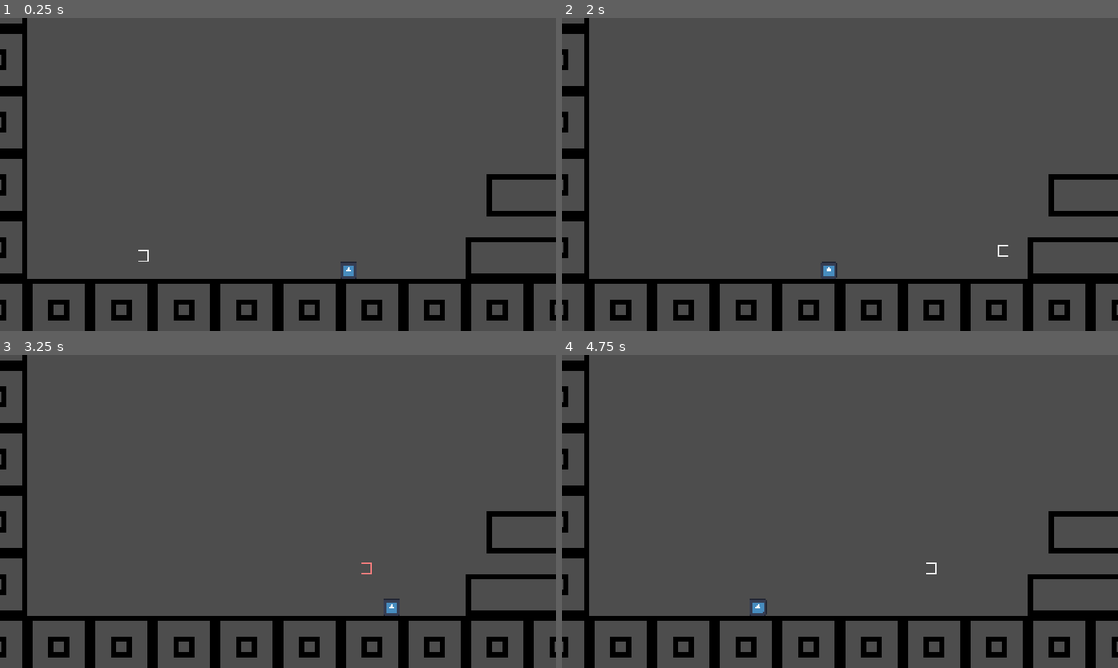
Above: before the commit, frames 1-4 (two rows, left to right).
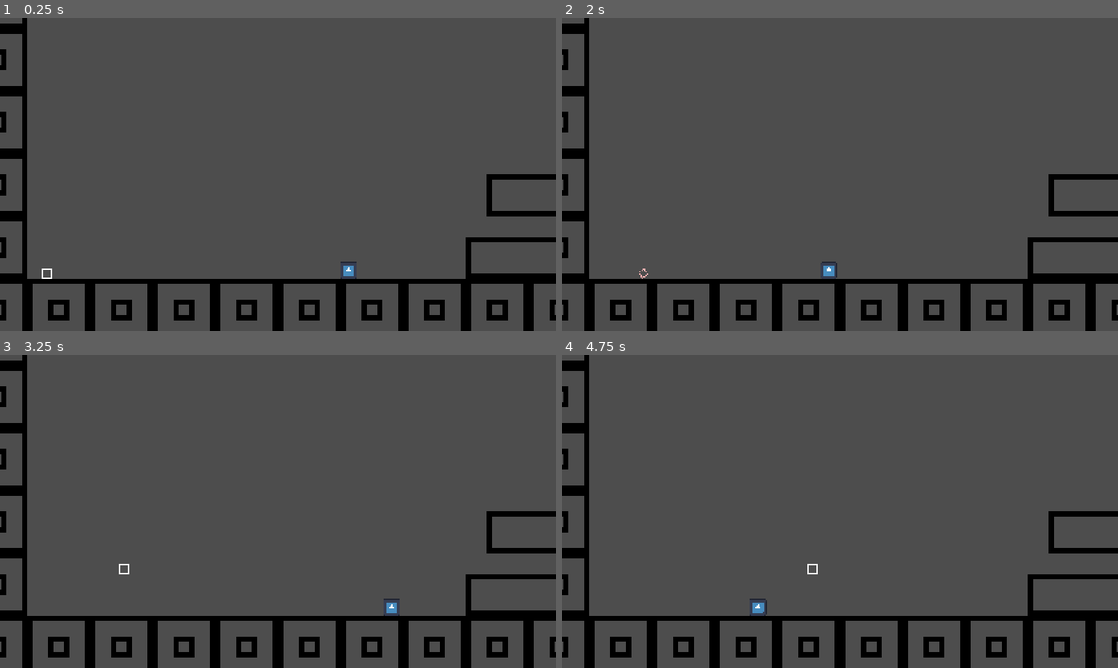
Above: after the commit, the same moments.

Repository: Enoxboo/Tiny-Giant
Game: Godot game, scene res://Levels/test_scene.tscn
Same seed, same stepped clock (60 frames per second), same inputs: the game is played once before the commit and once after it. The engine's default icon, where the game draws it, is replaced by a stand-in: a white triangle on a blue panel in a dark square.
Inputs:
- Up to frame 1 (0.25 s): no input
- Up to frame 2 (2 s): hold Up (enlarge) 0.53-1.28 s; hold D (move_right) from 0.53 s (still down); tap Space (jump) at 0.77, 1.52 s; tap Down (shrink) at 1.35 s
- Up to frame 3 (3.25 s): release D (move_right) at 2.03 s; hold A (move_left) 2.03-2.78 s; hold Up (enlarge) 2.03-2.78 s; hold D (move_right) from 2.78 s (still down); tap Down (shrink) at 2.85 s; tap Space (jump) at 3.02 s
- Up to frame 4 (4.75 s): hold Up (enlarge) 3.53-4.28 s; tap Space (jump) at 3.77, 4.52 s; release D (move_right) at 4.28 s; hold A (move_left) from 4.28 s (still down); tap Down (shrink) at 4.35 s

The runs differ from the first frame. In frame 1, less than 0.1% of the frame differs, in the area x 7-27%, y 74-84%; in frame 2, less than 0.1%; in frame 3, less than 0.1%, in the area x 21-67%, y 66-71%; in frame 4, less than 0.1%.

Commit message:
feat(death): optimize lose and death animation

Diff:
--- a/Enemies/enemy_data.gd
+++ b/Enemies/enemy_data.gd
@@ -1,7 +1,5 @@
 extends Resource
 class_name EnemyData
 
-@export var max_hp: int = 1
 @export var speed: float = 150.0
 @export var gravity: float = 980.0
-@export var damage: int = 1
--- a/Levels/test_scene.tscn
+++ b/Levels/test_scene.tscn
@@ -58,3 +58,6 @@
 
 [node name="PatrolPoint2" type="Node2D" parent="PatrolPoints" unique_id=1295581321]
 position = Vector2(101, 74)
+
+[node name="SpawnPoint" type="Node2D" parent="." unique_id=649430208 groups=["SpawnPoint"]]
+position = Vector2(-177, 66)
--- a/Player/States/_player_state.gd
+++ b/Player/States/_player_state.gd
@@ -5,6 +5,7 @@
 const RUNNING = "Running"
 const JUMPING = "Jumping"
 const FALLING = "Falling"
+const DEAD = "Dead"
 
 var player: Player
 
--- /dev/null
+++ b/Player/States/dead.gd
@@ -0,0 +1,20 @@
+extends PlayerState
+
+
+func enter(_previous_state_path: String, _data: Dictionary = {}) -> void:
+	player.velocity.x = 0.0
+
+	var tween = player.create_tween()
+	tween.set_parallel()
+	tween.tween_property(player.sprite, "modulate", Color.RED, 0.5)
+	tween.tween_property(player.sprite, "scale", Vector2(), 0.5)
+	tween.tween_property(player.sprite, "rotation", 360, 0.5)
+
+	await tween.finished
+	player.spawn()
+	finished.emit(IDLE)
+
+
+func physics_update(delta: float) -> void:
+	PhysicsUtils.apply_gravity(player.data.gravity, delta, player)
+	player.move_and_slide()
--- a/Player/States/falling.gd
+++ b/Player/States/falling.gd
@@ -2,6 +2,7 @@
 
 
 func physics_update(delta: float) -> void:
+	super.physics_update(delta)
 	var input_direction_x: float = Input.get_axis("move_left","move_right")
 	player.velocity.x = player.data.air_speed * player.scale_modifier * input_direction_x
 	PhysicsUtils.apply_gravity(player.data.gravity, delta, player)
@@ -11,6 +12,10 @@
 
 
 func _check_exits(input_direction_x: float) -> void:
+	if player.is_dead:
+		finished.emit(DEAD)
+		return
+
 	if not player.is_on_floor():
 		return
 
--- a/Player/States/idle.gd
+++ b/Player/States/idle.gd
@@ -13,6 +13,10 @@
 
 
 func _check_exits() -> void:
+	if player.is_dead:
+		finished.emit(DEAD)
+		return
+
 	if not player.is_on_floor():
 		finished.emit(FALLING)
 		return
--- a/Player/States/jumping.gd
+++ b/Player/States/jumping.gd
@@ -6,6 +6,7 @@
 
 
 func physics_update(delta: float) -> void:
+	super.physics_update(delta)
 	var input_direction_x: float = Input.get_axis("move_left","move_right")
 	player.velocity.x = player.data.speed * player.scale_modifier * input_direction_x
 	PhysicsUtils.apply_gravity(player.data.gravity, delta, player)
@@ -15,5 +16,9 @@
 
 
 func _check_exit() -> void:
+	if player.is_dead:
+		finished.emit(DEAD)
+		return
+
 	if player.velocity.y >= 0:
 		finished.emit(FALLING)
--- a/Player/States/running.gd
+++ b/Player/States/running.gd
@@ -2,6 +2,7 @@
 
 
 func physics_update(delta: float) -> void:
+	super.physics_update(delta)
 	var input_direction_x: float = Input.get_axis("move_left","move_right")
 	player.velocity.x = player.data.speed * player.scale_modifier * input_direction_x
 	PhysicsUtils.apply_gravity(player.data.gravity, delta, player)
@@ -11,6 +12,10 @@
 
 
 func _check_exits(input_direction_x: float) -> void:
+	if player.is_dead:
+		finished.emit(DEAD)
+		return
+
 	if not player.is_on_floor():
 		finished.emit(FALLING)
 		return
--- a/Player/player.gd
+++ b/Player/player.gd
@@ -4,14 +4,23 @@
 signal scale_changed(new_scale_modifier: float)
 
 @onready var sprite: Sprite2D = $Sprite
+@onready var collision: CollisionShape2D = $Collision
+@onready var spawn_point: Node2D = get_tree().get_first_node_in_group("SpawnPoint")
 
 @export var data: PlayerData
 
-@onready var current_hp: int = data.max_hp
-var scale_modifier: float = 1.0
+var is_dead: bool = false
+var scale_modifier: float
+
+
+func _ready() -> void:
+	spawn()
 
 
 func _input(event: InputEvent) -> void:
+	if is_dead:
+		return
+
 	if event.is_action_pressed("enlarge") and scale_modifier < 2.0:
 		scale_modifier += 0.2
 		scale_changed.emit(scale_modifier)
@@ -20,5 +29,20 @@
 		scale_changed.emit(scale_modifier)
 
 
+func spawn() -> void:
+	is_dead = false
+	scale_modifier = 1.0
+	scale_changed.emit(scale_modifier)
+
+	var tween = create_tween()
+	tween.set_parallel()
+	tween.tween_property(sprite, "modulate", Color.WHITE, 0.3)
+	tween.tween_property(sprite, "scale", Vector2(1.0, 1.0), 0.3)
+	tween.tween_property(sprite, "rotation", 0, 0.3)
+
+	global_position = spawn_point.global_position
+
+
+
 func _on_scale_changed(new_scale_modifier: float) -> void:
 	self.scale = Vector2(new_scale_modifier, new_scale_modifier)
--- a/Player/player.tscn
+++ b/Player/player.tscn
@@ -9,16 +9,17 @@
 [ext_resource type="Script" uid="uid://cc81cq780sg51" path="res://Player/States/running.gd" id="6_x3vf3"]
 [ext_resource type="Script" uid="uid://b3607dxwomohu" path="res://Player/States/jumping.gd" id="7_apopc"]
 [ext_resource type="Script" uid="uid://c45f5nnnyma8q" path="res://Player/States/falling.gd" id="8_5htga"]
+[ext_resource type="Script" uid="uid://cnbx8rjl2n5u8" path="res://Player/States/dead.gd" id="10_x3vf3"]
 
 [sub_resource type="Resource" id="Resource_gwnis"]
 script = ExtResource("2_btcbx")
 metadata/_custom_type_script = "uid://rjllphomdbpe"
 
 [sub_resource type="RectangleShape2D" id="RectangleShape2D_4ntmi"]
-size = Vector2(8, 8.5)
+size = Vector2(8, 8)
 
 [sub_resource type="RectangleShape2D" id="RectangleShape2D_btcbx"]
-size = Vector2(7, 7.5)
+size = Vector2(6, 6)
 
 [node name="Player" type="CharacterBody2D" unique_id=1786735294 groups=["Player"]]
 collision_layer = 2
@@ -26,16 +27,13 @@
 data = SubResource("Resource_gwnis")
 
 [node name="Sprite" type="Sprite2D" parent="." unique_id=543706585]
-scale = Vector2(0.25, 0.265625)
 texture = ExtResource("1_l8h54")
 
 [node name="Collision" type="CollisionShape2D" parent="." unique_id=1460648914]
-visible = false
 shape = SubResource("RectangleShape2D_4ntmi")
 debug_color = Color(0.28235295, 0.7921569, 0.89411765, 0.29411766)
 
 [node name="Hurtbox" type="Area2D" parent="." unique_id=1436238797]
-visible = false
 collision_layer = 4
 collision_mask = 0
 script = ExtResource("4_00tjw")
@@ -64,4 +62,8 @@
 script = ExtResource("8_5htga")
 metadata/_custom_type_script = "uid://bjnym1b04ldr6"
 
+[node name="Dead" type="Node" parent="StateMachine" unique_id=1435632089]
+script = ExtResource("10_x3vf3")
+metadata/_custom_type_script = "uid://bjnym1b04ldr6"
+
 [connection signal="scale_changed" from="." to="." method="_on_scale_changed"]
--- a/Player/player_data.gd
+++ b/Player/player_data.gd
@@ -1,7 +1,6 @@
 extends Resource
 class_name PlayerData
 
-@export var max_hp: int = 5
 @export var speed: float = 150.0
 @export var jump_force: float = 250.0
 @export var gravity: float = 980.0
--- a/Utils/hitbox.gd
+++ b/Utils/hitbox.gd
@@ -7,5 +7,4 @@
 	if not area.has_method("take_damage"):
 		return
 
-	area.take_damage(parent.data.damage)
-	print(area.parent.current_hp)
+	area.take_damage()
--- a/Utils/hurtbox.gd
+++ b/Utils/hurtbox.gd
@@ -1,22 +1,7 @@
 extends Area2D
 
-@onready var parent: CharacterBody2D = get_parent()
-var invicibilty_time: float = 1.2
+@onready var parent: Player = get_parent()
 
 
-func take_damage(damage: int):
-	if damage < 1:
-		return
-
-	set_deferred("monitorable", false)
-	parent.current_hp -= damage
-	if parent.current_hp <= 0:
-		print("dead")
-
-	var tween = parent.create_tween()
-	tween.set_loops(3)
-	tween.tween_property(parent.sprite, "modulate", Color.RED, 0.2)
-	tween.tween_property(parent.sprite, "modulate", Color.WHITE, 0.2)
-
-	await get_tree().create_timer(invicibilty_time).timeout
-	set_deferred("monitorable", true)
+func take_damage():
+	parent.is_dead = true
--- a/project.godot
+++ b/project.godot
@@ -19,8 +19,8 @@
 
 window/size/viewport_width=426
 window/size/viewport_height=240
-window/size/window_width_override=852
-window/size/window_height_override=480
+window/size/window_width_override=1278
+window/size/window_height_override=720
 window/stretch/mode="canvas_items"
 window/stretch/scale_mode="integer"
 
@@ -36,6 +36,7 @@
 [global_group]
 
 Player=""
+SpawnPoint=""
 
 [input]
 
Binary file changed: Player/Assets/player.png
Not shown, added: Player/States/dead.gd.uid
